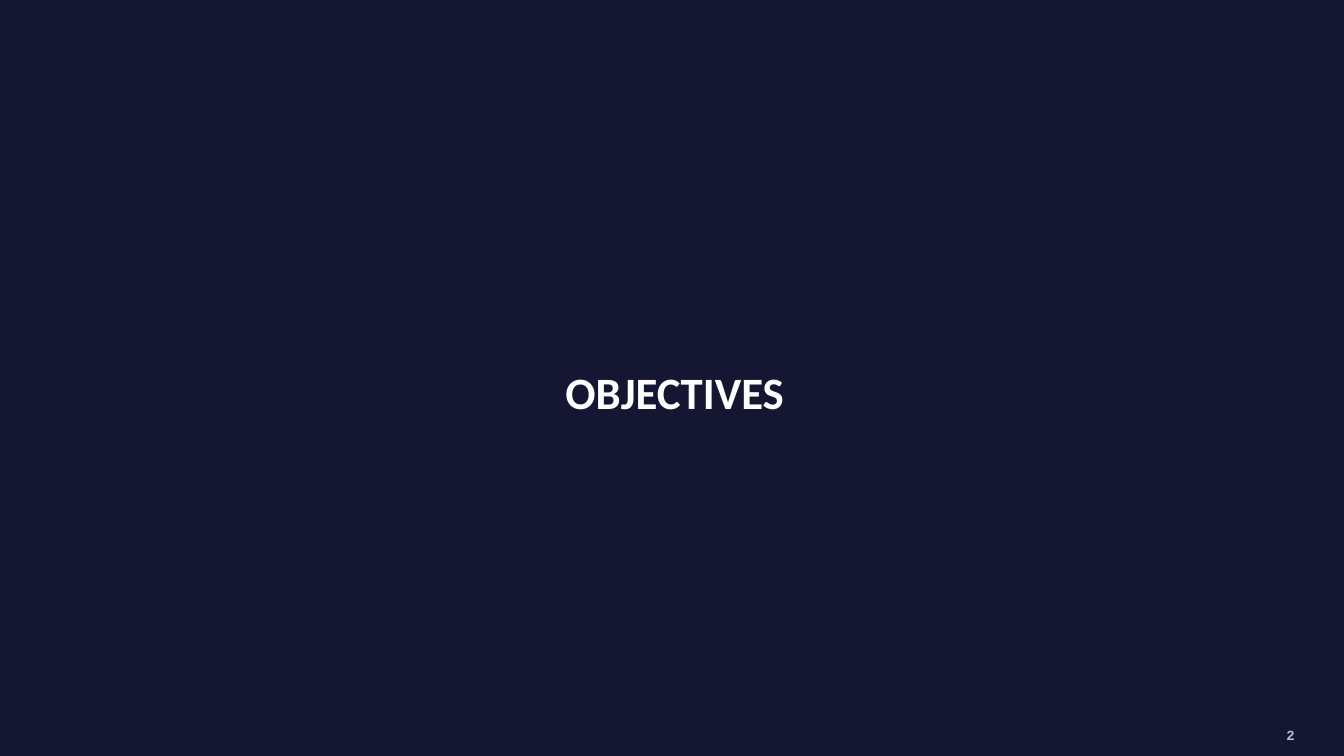
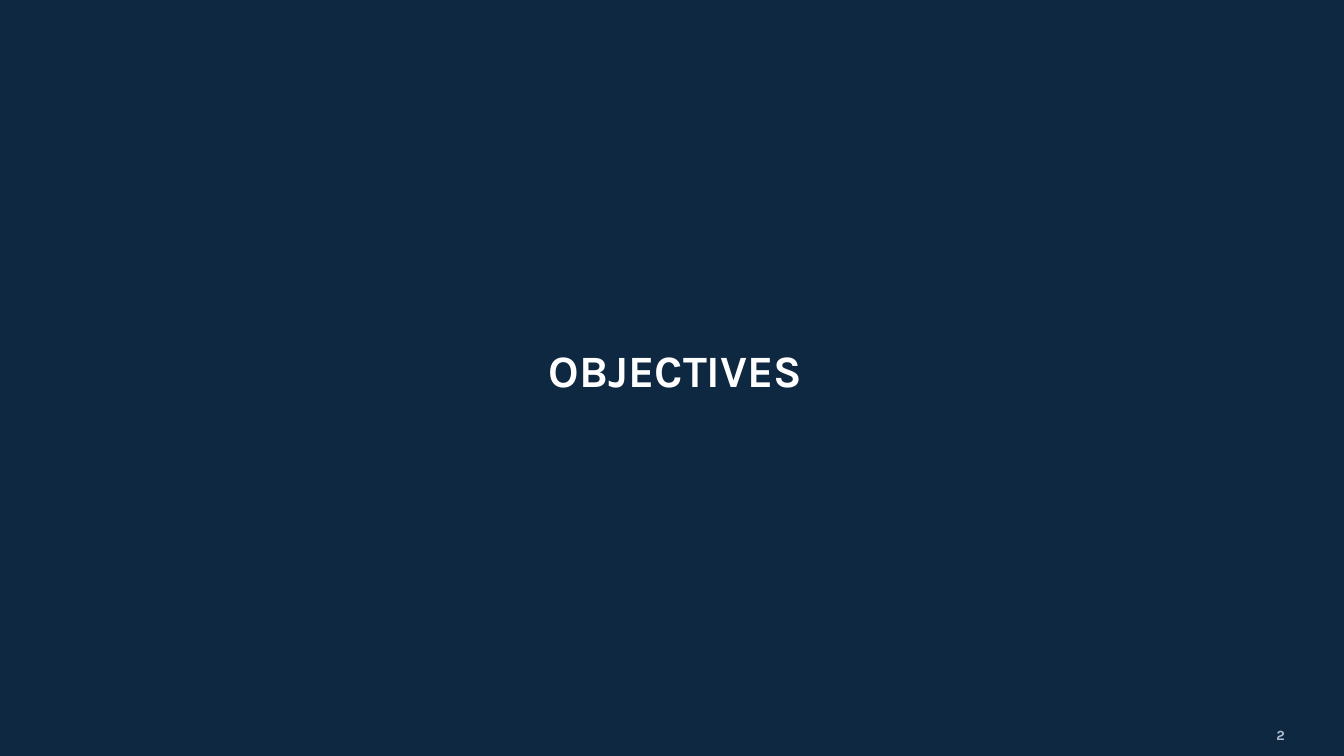
Before and after one commit to mardibiase/sigrid-integrations, a slide deck: slide 2 of report-generator/src/report_generator/presets/templates/portfolio-overview.pptx. Drawn at 1344x756 pixels with LibreOffice and Linux fonts; fonts in the diff are those of the drawing; background and template pictures are left out. Boxes give left, top, right and bottom in pixels: in the first picture for what was removed or moved away, otherwise in the second. Text is boxed around its words. In the diff, an @@ line names an element or a change of style, - is before the commit and + after.

```diff
--- a/report-generator/src/report_generator/presets/templates/portfolio-overview.pptx
+++ b/report-generator/src/report_generator/presets/templates/portfolio-overview.pptx
@@ rectangle at (0, 0, 1344, 756): fill #151632 to #0E2841 @@
@@ rectangle removed at (0, 0, 152, 46) @@
@@ rectangle at (151, 0, 1344, 131): fill #151632 to #0E2841 @@
@@ rectangle removed at (0, 39, 313, 74) @@
@@ text "OBJECTIVES" at (549, 357, 802, 388): font Calibri to Karla; line spacing 1.14 to 0.9; more space between paragraphs @@
@@ rectangle removed at (0, 530, 1344, 705) @@
@@ rounded rectangle removed at (0, 689, 1344, 747) @@
@@ rectangle removed at (0, 699, 1344, 756) @@
@@ page number at (1276, 731, 1284, 740): font Courier New to Karla @@
```
Also in this commit, not shown: 21 other slides changed, 1 slide added, 3 slides removed.
